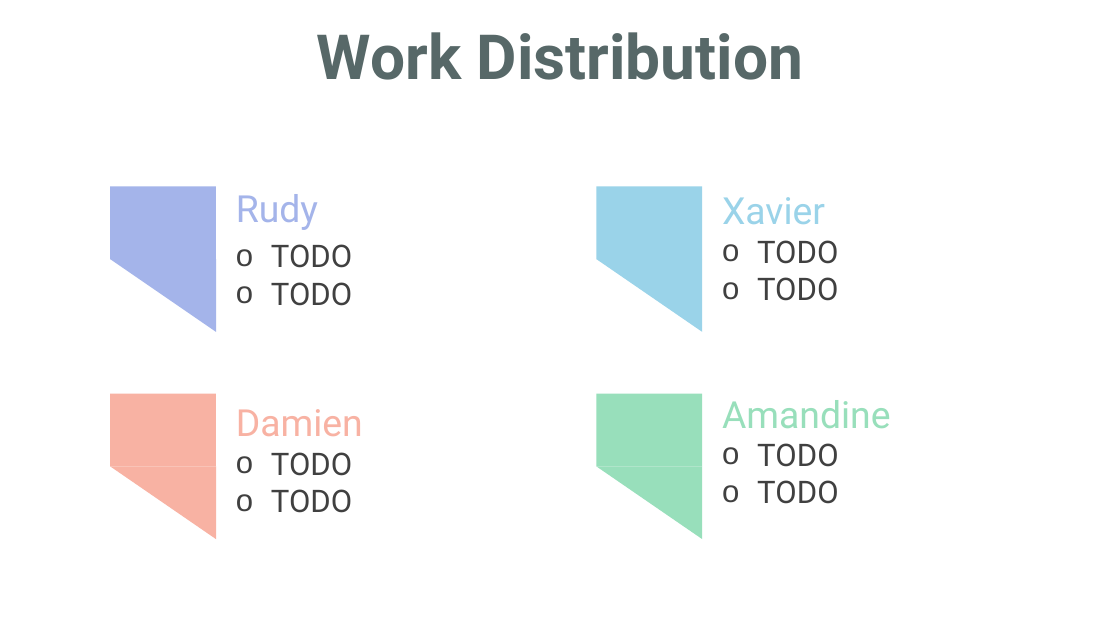
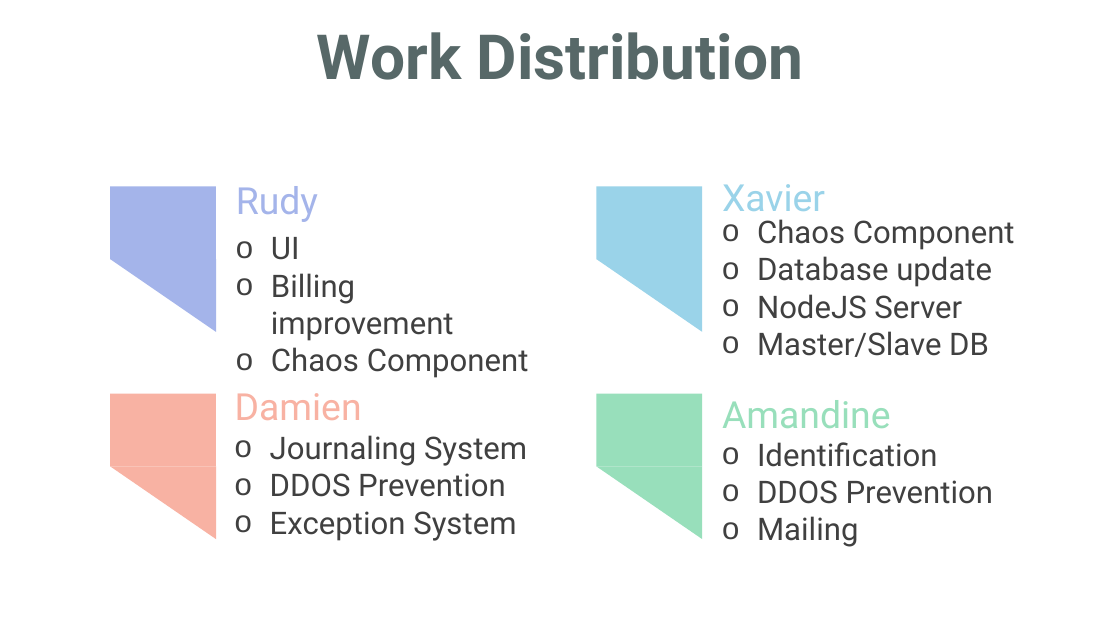
Before and after one commit to AmandineBenza/BlablaMove, a slide deck: slide 16 of src/main/resources/Presentations/BlablaMove_OralDefense.pptx (slide 14 before the commit). Drawn at 1120x630 pixels with LibreOffice and Linux fonts; fonts in the diff are those of the drawing; background and template pictures are left out. Boxes give left, top, right and bottom in pixels: in the first picture for what was removed or moved away, otherwise in the second. Text is boxed around its words. In the diff, an @@ line names an element or a change of style, - is before the commit and + after.

```diff
--- a/src/main/resources/Presentations/BlablaMove_OralDefense.pptx
+++ b/src/main/resources/Presentations/BlablaMove_OralDefense.pptx
@@ text "Rudy": place and size @@
-text "Rudy" at <box>236,194,318,230</box>
+text "Rudy" at <box>236,186,318,222</box>
@@ text "Xavier" rewrapped from <box>722,197,825,224</box> to <box>722,184,825,221</box> @@
@@ text at <box>271,237,529,378</box>: text changed @@
-o TODO
-o TODO
+o UI
+o Billing improvement
+o Chaos Component
@@ text at <box>757,219,1015,357</box>: text changed @@
-o TODO
-o TODO
+o Chaos Component
+o Database update
+o NodeJS Server
+o Master/Slave DB
@@ text "Damien": place and size @@
-text "Damien" at <box>236,409,363,436</box>
+text "Damien" at <box>235,393,362,420</box>
@@ text at <box>270,435,527,541</box>: text changed @@
-o TODO
-o TODO
+o Journaling System
+o DDOS Prevention
+o Exception System
@@ text at <box>757,442,994,547</box>: text changed @@
-o TODO
-o TODO
+o Identification
+o DDOS Prevention
+o Mailing
```
Also in this commit, not shown: 9 other slides changed, 2 slides added.
